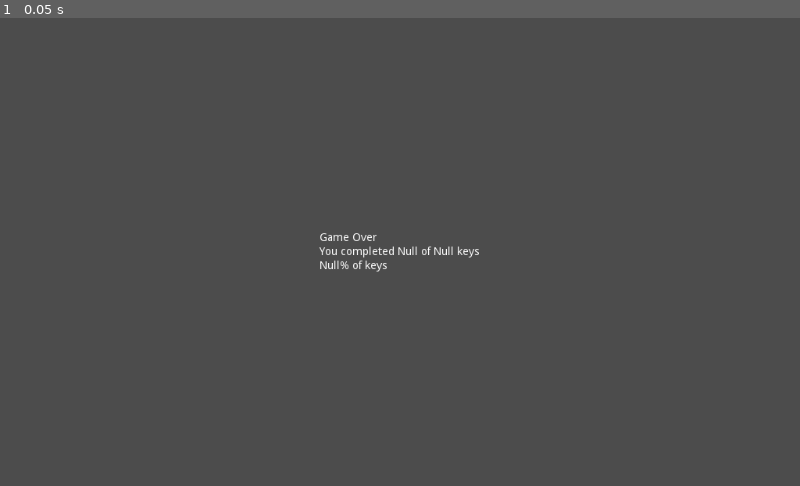
Above: before the commit, frame 1.
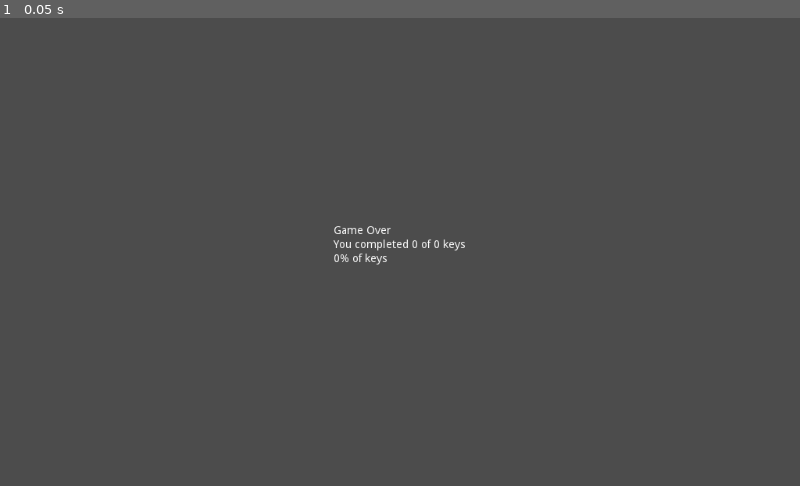
Above: after the commit, the same moment.

Repository: harrypujols/rhythm-game
Game: Godot game, scene res://rooms/ending.tscn
Two runs of this game, one before a commit and one after it. Both use one fixed random seed, a clock stepped at 60 frames per second and the inputs below. This scene is started directly instead of the project's main scene.
Inputs:
- Up to frame 1 (0.05 s): no input

The runs differ from the first frame. In frame 1, 0.5% of the frame differs, in the area x 39-60%, y 44-55%.
Error before the commit: Parse Error: Parse error: Spaces used before tabs on a line (res://scripts/global.gd:28)

Commit message:
functional score save

Diff:
--- /dev/null
+++ b/interface/save.tscn
@@ -0,0 +1,7 @@
+[gd_scene load_steps=2 format=2]
+
+[ext_resource path="res://scripts/save.gd" type="Script" id=1]
+
+[node name="save" type="Node"]
+
+script = ExtResource( 1 )
--- a/rooms/ending.tscn
+++ b/rooms/ending.tscn
@@ -1,12 +1,15 @@
-[gd_scene load_steps=2 format=2]
+[gd_scene load_steps=3 format=2]
 
 [ext_resource path="res://scripts/ending.gd" type="Script" id=1]
+[ext_resource path="res://interface/save.tscn" type="PackedScene" id=2]
 
-[node name="ending" type="Node"]
+[node name="ending" type="Node" index="0"]
 
 script = ExtResource( 1 )
 
-[node name="centered" type="CenterContainer" parent="." index="0"]
+[node name="save" parent="." index="0" instance=ExtResource( 2 )]
+
+[node name="centered" type="CenterContainer" parent="." index="1"]
 
 anchor_left = 0.0
 anchor_top = 0.0
@@ -27,9 +30,9 @@
 anchor_right = 0.0
 anchor_bottom = 0.0
 margin_left = 475.0
-margin_top = 275.0
+margin_top = 266.0
 margin_right = 548.0
-margin_bottom = 325.0
+margin_bottom = 334.0
 rect_pivot_offset = Vector2( 0, 0 )
 rect_clip_content = false
 mouse_filter = 1
@@ -94,3 +97,22 @@
 percent_visible = 1.0
 lines_skipped = 0
 max_lines_visible = -1
+
+[node name="best" type="Label" parent="centered/lined_up" index="3"]
+
+anchor_left = 0.0
+anchor_top = 0.0
+anchor_right = 0.0
+anchor_bottom = 0.0
+margin_top = 54.0
+margin_right = 73.0
+margin_bottom = 68.0
+rect_pivot_offset = Vector2( 0, 0 )
+rect_clip_content = false
+mouse_filter = 2
+mouse_default_cursor_shape = 0
+size_flags_horizontal = 1
+size_flags_vertical = 4
+percent_visible = 1.0
+lines_skipped = 0
+max_lines_visible = -1
--- a/rooms/stage.tscn
+++ b/rooms/stage.tscn
@@ -15,12 +15,13 @@
 custom_solver_bias = 0.0
 extents = Vector2( 10, 10 )
 
-[node name="stage" type="Node" index="0"]
+[node name="stage" type="Node"]
 
 script = ExtResource( 1 )
 
 [node name="track" type="Path2D" parent="." index="0"]
 
+editor/display_folded = true
 self_modulate = Color( 0.5, 0.6, 1, 0.7 )
 curve = SubResource( 1 )
 
--- a/scripts/ending.gd
+++ b/scripts/ending.gd
@@ -2,24 +2,24 @@
 
 onready var final_score = find_node('final_score')
 onready var percentage_label = find_node('percentage')
+onready var best = find_node('best')
+onready var save = get_node('save')
 var score_text = 'You completed {score} of {total} keys'
 var percentage_text = '{percentage}% of keys'
-var score = String(global.final_score.scored)
-var high_score = String(global.final_score.high_score)
+var score = global.final_score.scored
 var total = String(global.final_score.total)
 var percentage = String(global.final_score.percentage)
 
 
 func get_high_score():
-	global.load_game()
+	if score > global.high_score:
+		global.high_score = score
+		save.save_game()
+		best.text = 'Best score!'
 
-	if score > high_score:
-		high_score = score
-		global.save_game()
-
-	print(high_score)
+	print(global.high_score)
 
 func _ready():
 	get_high_score()
-	final_score.text = score_text.format({'score': score, 'total': total})
+	final_score.text = score_text.format({'score': String(score), 'total': total})
 	percentage_label.text = percentage_text.format({'percentage': percentage})
--- a/scripts/global.gd
+++ b/scripts/global.gd
@@ -3,35 +3,7 @@
 var final_score = {
 	'total': 0,
 	'scored': 0,
-	'percentage': 0,
-	'high_score': 0
+	'percentage': 0
 }
 
-const path = 'user://save.filex'
-
-static func load_game():
-	var file = File.new()
-	if not file.file_exists(path):
-		#if there's not such file
-		save_game()
-		return
-
-	file.open(path, file.READ)
-	var text = file.get_as_text()
-	file.close()
-	var result_json = JSON.parse(text)
-	if result_json.error == OK:
-		print('loading')
-		global.final_score = result_json.result
-		print(result_json.result)
-	else:
-    	print('Error: ', result_json.error)
-    	print('Error Line: ', result_json.error_line)
-    	print('Error String: ', result_json.error_string)
-
-static func save_game():
-	var file = File.new()
-	file.open(path, File.WRITE)
-	print('saving')
-	file.store_string(global.final_score)
-	file.close()
+var high_score = 0
--- /dev/null
+++ b/scripts/save.gd
@@ -0,0 +1,27 @@
+extends Node
+
+const path = 'user://game.sav'
+
+func load_game():
+	var file = File.new()
+	if not file.file_exists(path):
+		#if there's not such file
+		save_game()
+		return
+
+	file.open(path, file.READ)
+	print('loading')
+	var high_score = file.get_var()
+	file.close()
+	global.high_score = high_score
+	return high_score
+
+func save_game():
+	var file = File.new()
+	file.open(path, File.WRITE)
+	print('saving')
+	file.store_var(global.high_score)
+	file.close()
+
+func _ready():
+	load_game()
